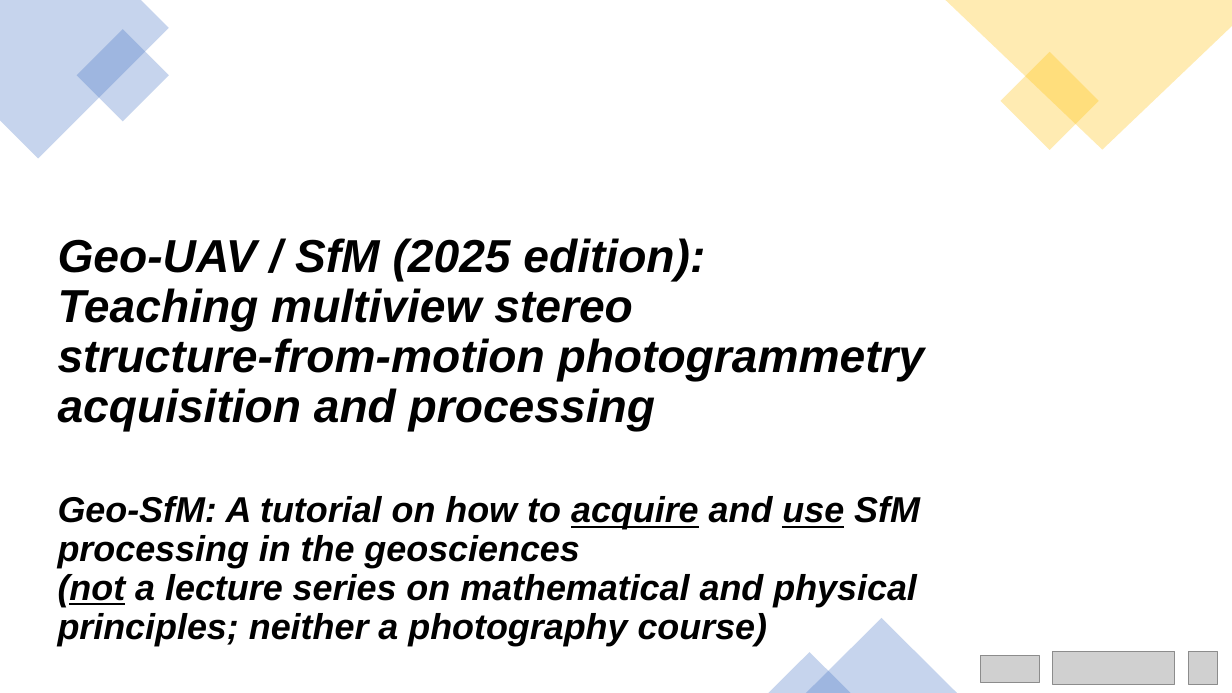
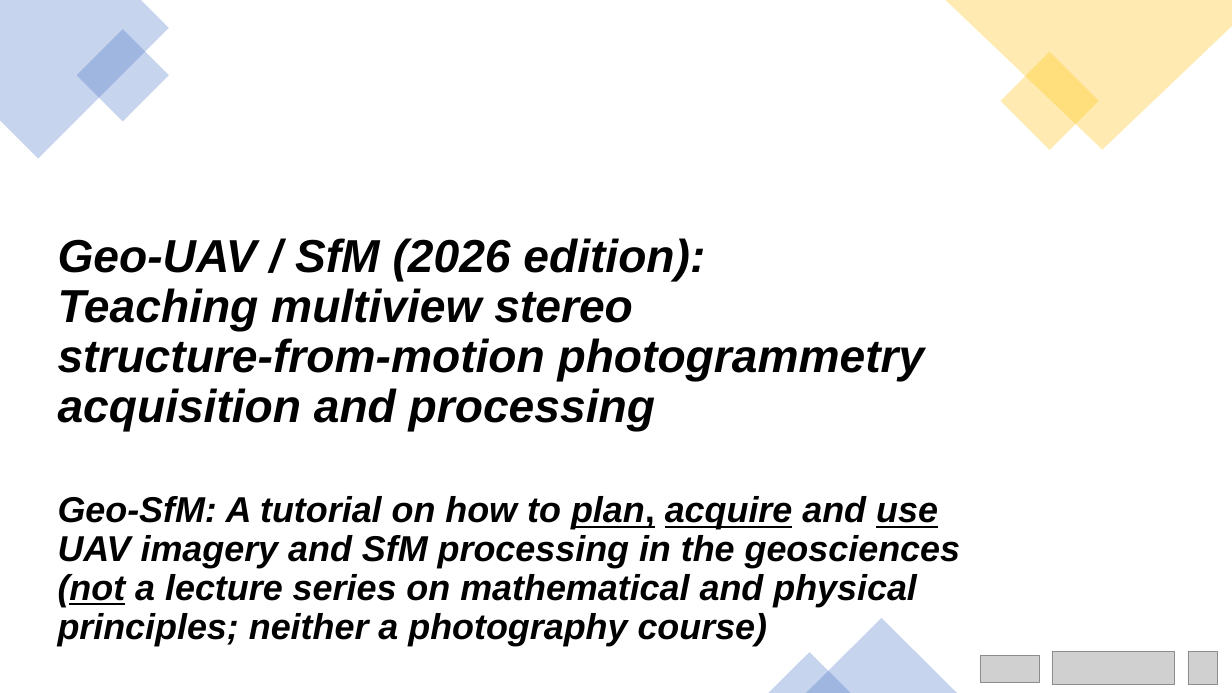
Before and after one commit to UNISvalbard/Geo-SfM, a slide deck: slide 1 of extra/slides/ppt/intro/intro.pptx (slide 2 before the commit). Drawn at 1232x693 pixels with LibreOffice and Linux fonts; fonts in the diff are those of the drawing; grey boxes stand for pictures. Boxes give left, top, right and bottom in pixels: in the first picture for what was removed or moved away, otherwise in the second. Text is boxed around its words. In the diff, an @@ line names an element or a change of style, - is before the commit and + after.

```diff
--- a/extra/slides/ppt/intro/intro.pptx
+++ b/extra/slides/ppt/intro/intro.pptx
@@ text at (58,238,705,282): text changed @@
-Geo-UAV / SfM (2025 edition):
+Geo-UAV / SfM (2026 edition):
@@ text at (58,496,960,646): text changed @@
-Geo-SfM: A tutorial on how to acquire and use SfM processing in the geosciences
-(not a lecture series on mathematical and physical principles; neither a photography course)
+Geo-SfM: A tutorial on how to plan, acquire and use UAV imagery and SfM processing in the geosciences
+(not a lecture series on mathematical and physical principles; neither a photography course)
```
Also in this commit, not shown: 5 other slides changed, 2 slides removed, 13 other files.
